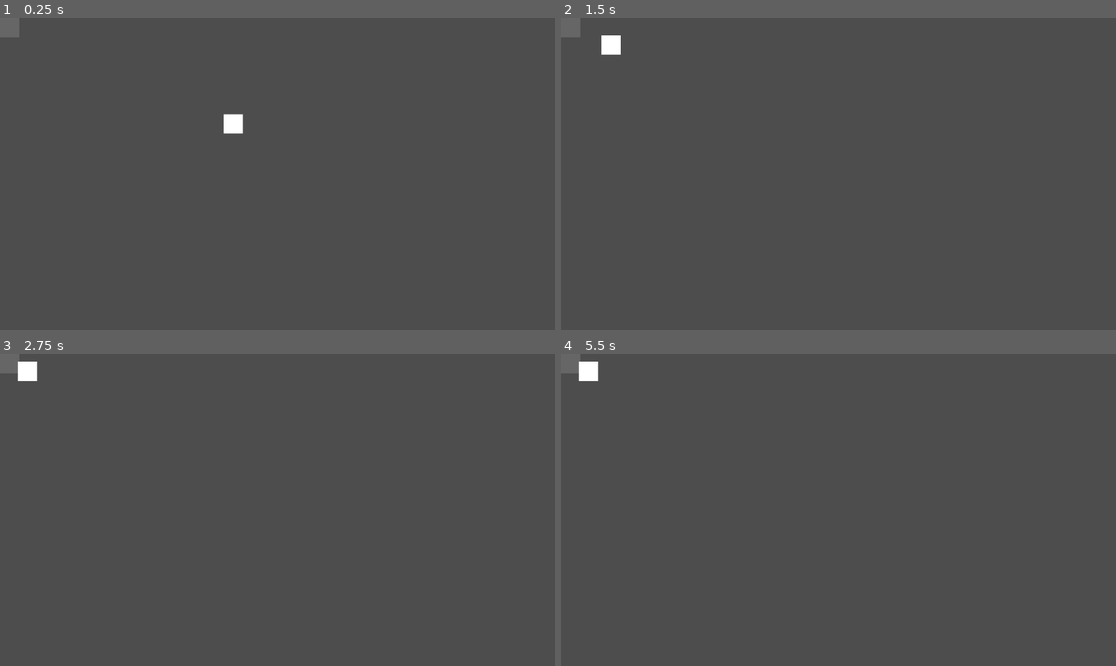
Above: before the commit, frames 1-4 (two rows, left to right).
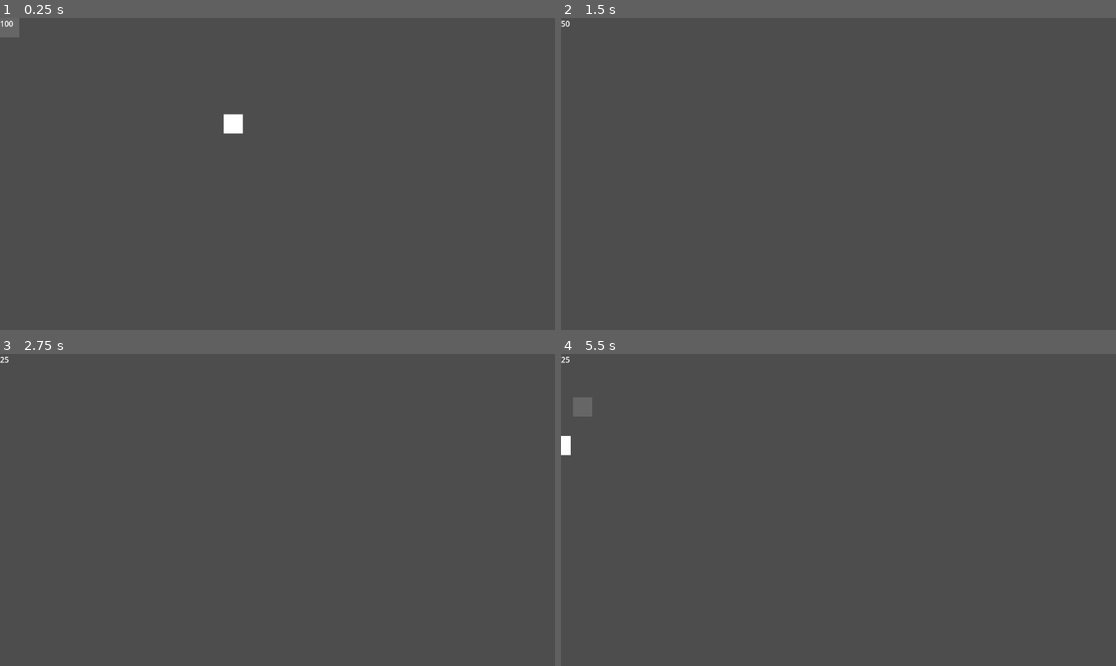
Above: after the commit, the same moments.

Repository: The-Sleety/jam
Game: Godot game, scene res://Scripts/Maps/Demo.tscn
The game is run twice, just before and just after one commit, with the same random seed, the same clock (stepped at 60 frames per second) and the same inputs. This scene is started directly instead of the project's main scene.
Inputs:
- Up to frame 1 (0.25 s): no input
- Up to frame 2 (1.5 s): hold W (go_up) from 0.53 s (still down); tap G (hurt) at 0.6, 1.35 s
- Up to frame 3 (2.75 s): release W (go_up) at 2.03 s; hold A (go_left) from 2.03 s (still down); tap G (hurt) at 2.1 s
- Up to frame 4 (5.5 s): tap Enter at 2.75 s; tap G (hurt) every 0.75 s from 2.85 to 5.1 s; release A (go_left) at 3.53 s; hold S (go_down) 3.53-4.28 s; tap Space at 4.25 s; hold D (go_right) 4.28-5.03 s; hold W (go_up) from 5.03 s (still down)

The runs differ from the first frame. In frame 1, less than 0.1% of the frame differs, in the area x 0-3%, y 0-3%; in frame 2, 0.4%; in frame 3, 0.4%; in frame 4, 0.7%, in the area x 0-7%, y 0-33%.

Commit message:
Added Health
Added Health and damaging

Diff:
--- a/new-game-project/Scenes/Entities/Player.tscn
+++ b/new-game-project/Scenes/Entities/Player.tscn
@@ -1,9 +1,14 @@
-[gd_scene load_steps=2 format=3 uid="uid://cbjocjb0lxk81"]
+[gd_scene load_steps=4 format=3 uid="uid://cbjocjb0lxk81"]
+
+[ext_resource type="Script" uid="uid://cqqb8sqyiayie" path="res://Scenes/Entities/player.gd" id="1_3kvya"]
+[ext_resource type="Script" uid="uid://pdxarqjqeyo7" path="res://Scenes/Entities/label.gd" id="2_v402d"]
 
 [sub_resource type="CircleShape2D" id="CircleShape2D_2tapu"]
 radius = 20.024984
 
 [node name="Player" type="CharacterBody2D" groups=["Player"]]
+script = ExtResource("1_3kvya")
+Health = 100
 
 [node name="ColorRect" type="ColorRect" parent="."]
 offset_right = 40.0
@@ -13,3 +18,10 @@
 [node name="CollisionShape2D" type="CollisionShape2D" parent="."]
 position = Vector2(20, 20)
 shape = SubResource("CircleShape2D_2tapu")
+
+[node name="CanvasLayer" type="CanvasLayer" parent="."]
+
+[node name="Label" type="Label" parent="CanvasLayer"]
+offset_right = 40.0
+offset_bottom = 23.0
+script = ExtResource("2_v402d")
--- /dev/null
+++ b/new-game-project/Scenes/Entities/label.gd
@@ -0,0 +1,12 @@
+extends Label
+
+
+# Called when the node enters the scene tree for the first time.
+func _ready() -> void:
+	pass # Replace with function body.
+
+
+# Called every frame. 'delta' is the elapsed time since the previous frame.
+func _process(delta: float) -> void:
+	text =	str($"../..".Health)
+	pass
--- a/new-game-project/Scenes/Entities/player.gd
+++ b/new-game-project/Scenes/Entities/player.gd
@@ -17,5 +17,7 @@
 	move_and_slide()
 
 func getHurt(dmg:int):
-	clamp(Health ,0, 100)
 	Health -= dmg
+	if Health <= 0:
+		get_tree().reload_current_scene()
+		#ölüm ekran ekle
Not shown: 1 places in new-game-project/Scenes/Entities/Villager.tscn that only renumber resources
Not shown, added: new-game-project/Scenes/Entities/label.gd.uid
